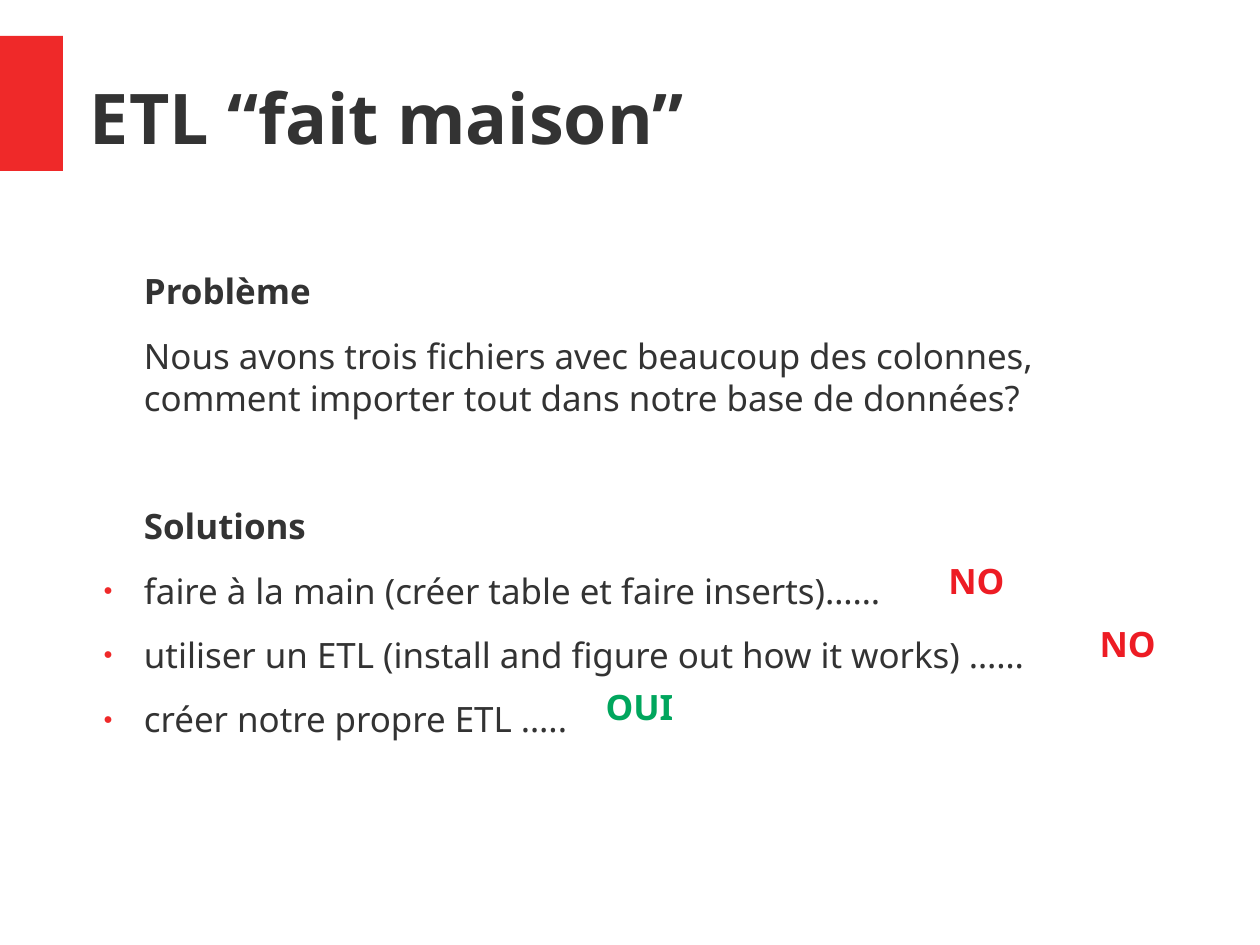
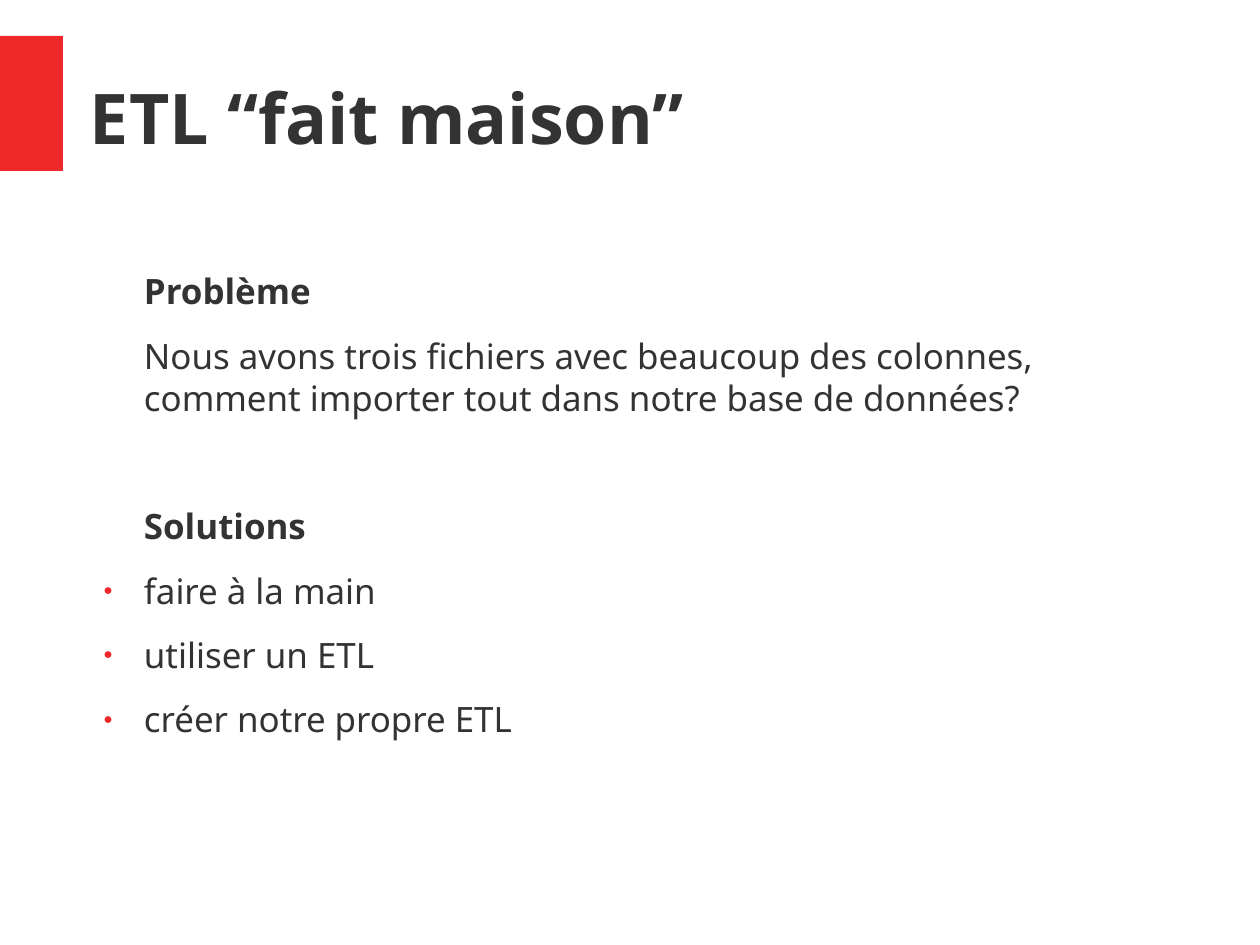
Before and after one commit to konyshev/ecam_ds, a slide deck: slide 9 of IntProj/Slides.odp. Drawn at 1260x945 pixels with LibreOffice and Linux fonts; fonts in the diff are those of the drawing. Boxes give left, top, right and bottom in pixels: in the first picture for what was removed or moved away, otherwise in the second. Text is boxed around its words. In the diff, an @@ line names an element or a change of style, - is before the commit and + after.

```diff
--- a/IntProj/Slides.odp
+++ b/IntProj/Slides.odp
@@ text removed at (948, 568, 1004, 595) @@
-NO
@@ text at (144, 577, 512, 741): text changed @@
-● faire à la main (créer table et faire inserts)……
-● utiliser un ETL (install and figure out how it works) ……
-● créer notre propre ETL …..
+● faire à la main
+● utiliser un ETL
+● créer notre propre ETL
@@ text removed at (1100, 631, 1156, 658) @@
-NO
@@ text removed at (606, 694, 674, 721) @@
-OUI
```
Also in this commit, not shown: 5 other slides changed, 1 slide added, 3 other files.
